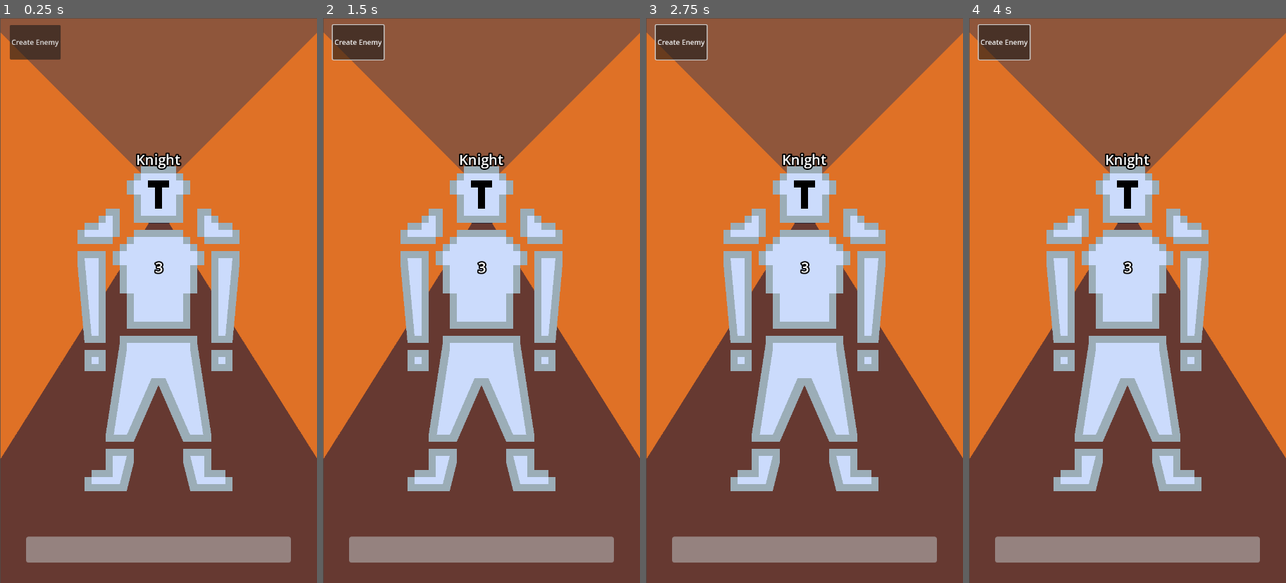
Above: before the commit, frames 1-4 (left to right).
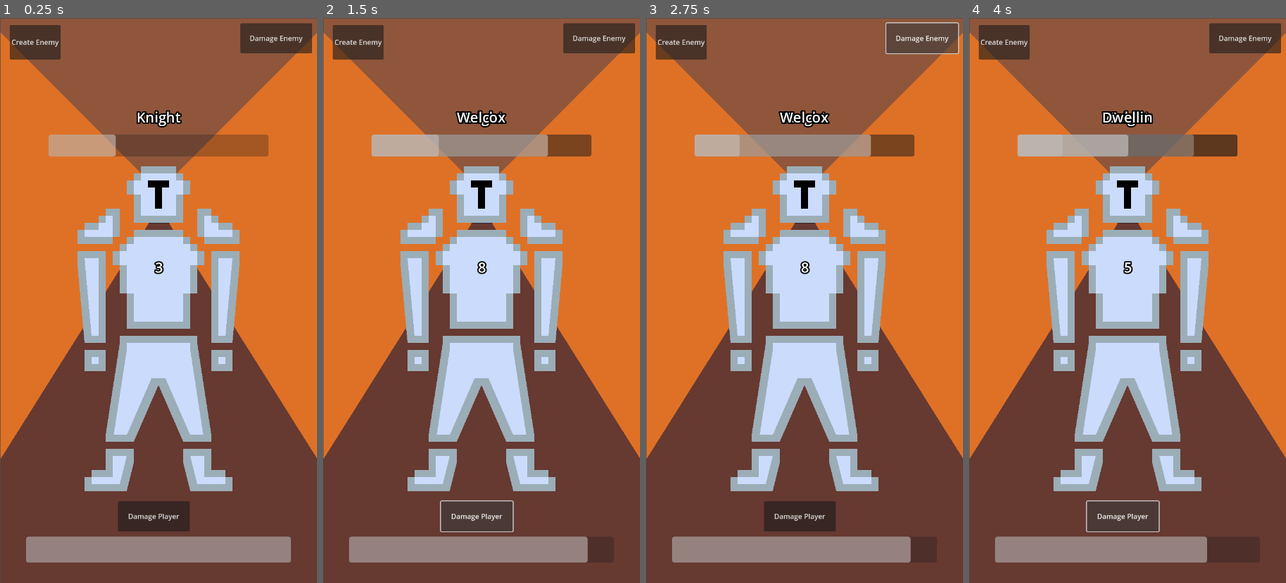
Above: after the commit, the same moments.

Repository: 3mhurley/swipe-of-fate
Game: Godot game, scene res://Scenes/main.tscn
The game is run twice, just before and just after one commit, with the same random seed, the same clock (stepped at 60 frames per second) and the same inputs.
Inputs (mouse positions are in pixels of both pictures, inside the frame that each line leads up to):
- Up to frame 1 (0.25 s): no input
- Up to frame 2 (1.5 s): click "Create Enemy" at 0.5 s; click (478, 515) at 1.25 s, where only the run after the commit has a clickable "Damage Player"
- Up to frame 3 (2.75 s): click (921, 40) at 2 s, where only the run after the commit has a clickable "Damage Enemy"
- Up to frame 4 (4 s): click "Create Enemy" at 2.75 s; click (1124, 515) at 3.5 s, where only the run after the commit has a clickable "Damage Player"

The runs differ from the first frame. In frame 1, 5.6% of the frame differs, in the area x 15-99%, y 0-91%; in frame 2, 6.3%; in frame 3, 6.3%; in frame 4, 6.7%, in the area x 2-99%, y 0-97%.
Error before the commit: Parse Error: Too few arguments for "set_enemy_values()" call. Expected at least 3 but received 2. (res://Scripts/tunnel.gd:27)

Commit message:
Add damage and health bars

Diff:
--- a/Scenes/main.tscn
+++ b/Scenes/main.tscn
@@ -28,11 +28,30 @@
 rounded = true
 show_percentage = false
 
+[node name="DamagePlayerButton" type="Button" parent="GameScreen/Player/CanvasLayer"]
+offset_left = 268.0
+offset_top = 1095.0
+offset_right = 431.0
+offset_bottom = 1163.0
+text = "Damage Player"
+
 [node name="Opponent" type="Node2D" parent="GameScreen"]
 
+[node name="CanvasLayer" type="CanvasLayer" parent="GameScreen/Opponent"]
+
+[node name="DamageEnemyButton" type="Button" parent="GameScreen/Opponent/CanvasLayer"]
+offset_left = 546.0
+offset_top = 12.0
+offset_right = 709.0
+offset_bottom = 80.0
+text = "Damage Enemy"
+
 [node name="Enemy" parent="GameScreen/Opponent" instance=ExtResource("2_roqx8")]
-enemy_max_health = null
+enemy_max_health = 10
 
 [node name="Map" type="Node2D" parent="GameScreen"]
 
 [node name="Tunnel" parent="GameScreen/Map" instance=ExtResource("1_pnt8d")]
+
+[connection signal="pressed" from="GameScreen/Player/CanvasLayer/DamagePlayerButton" to="GameScreen/Player" method="_on_damage_player_button_pressed"]
+[connection signal="pressed" from="GameScreen/Opponent/CanvasLayer/DamageEnemyButton" to="GameScreen/Opponent/Enemy" method="_on_damage_enemy_button_pressed"]
--- a/Scenes/player.gd
+++ b/Scenes/player.gd
@@ -23,3 +23,8 @@
 # Called every frame. 'delta' is the elapsed time since the previous frame.
 func _process(_delta: float) -> void:
 	update_health_bar()
+
+
+func _on_damage_player_button_pressed() -> void:
+	health = health - 1
+	update_health_bar()
--- a/Scenes/tunnel.tscn
+++ b/Scenes/tunnel.tscn
@@ -5,6 +5,9 @@
 
 [node name="Tunnel" type="Node2D"]
 script = ExtResource("1_3vofj")
+min_enemy_health = null
+max_enemy_health = null
+enemy_names = null
 
 [node name="Sprite2D" type="Sprite2D" parent="."]
 position = Vector2(361, 641)
--- a/Scripts/enemy.gd
+++ b/Scripts/enemy.gd
@@ -28,11 +28,16 @@
 	if enemy_health_label.get_text() != str(enemy_health):
 		enemy_health_label.set_text(str(enemy_health))
 
-	# if ($CanvasLayer/HealthBar as ProgressBar).value != health:
-	# 	($CanvasLayer/HealthBar as ProgressBar).value = health
-	# if ($CanvasLayer/HealthBar as ProgressBar).max_value != max_health:
-	# 	($CanvasLayer/HealthBar as ProgressBar).max_value = max_health
+	if ($EnemyHealth/EnemyHealthBar as ProgressBar).value != enemy_health:
+		($EnemyHealth/EnemyHealthBar as ProgressBar).value = enemy_health
+	if ($EnemyHealth/EnemyHealthBar as ProgressBar).max_value != enemy_max_health:
+		($EnemyHealth/EnemyHealthBar as ProgressBar).max_value = enemy_max_health
 
 # Called every frame. 'delta' is the elapsed time since the previous frame.
 func _process(_delta: float) -> void:
 	_update_graphics()
+
+
+func _on_damage_enemy_button_pressed() -> void:
+	enemy_health = enemy_health - 1
+	_update_graphics()
--- a/Scripts/tunnel.gd
+++ b/Scripts/tunnel.gd
@@ -24,5 +24,5 @@
 	var enemy_health: int = rng.randi_range(min_enemy_health, max_enemy_health)
 
 	spawn_point.add_child(enemy)
-	enemy.set_enemy_values(enemy_name, enemy_health)
+	enemy.set_enemy_values(enemy_name, enemy_health, max_enemy_health)
 	enemy.visible = true
--- a/Sprites/enemy.tscn
+++ b/Sprites/enemy.tscn
@@ -19,6 +19,7 @@
 visible = false
 script = ExtResource("1_be3yf")
 enemy_name = "Knight"
+enemy_max_health = null
 
 [node name="EnemyImage" type="Node" parent="."]
 
@@ -30,12 +31,11 @@
 
 [node name="EnemyNameLabel" type="Label" parent="EnemyName"]
 anchors_preset = -1
-anchor_right = 0.229167
-anchor_bottom = 0.0515625
-offset_left = 257.0
-offset_top = 276.0
-offset_right = 297.0
-offset_bottom = 299.0
+anchor_top = 0.145313
+anchor_right = 1.0
+anchor_bottom = 0.20625
+grow_horizontal = 2
+grow_vertical = 2
 text = "Knight"
 label_settings = SubResource("LabelSettings_k216e")
 horizontal_alignment = 1
@@ -58,6 +58,21 @@
 vertical_alignment = 1
 metadata/_edit_use_anchors_ = true
 
+[node name="EnemyHealthBar" type="ProgressBar" parent="EnemyHealth"]
+anchors_preset = 15
+anchor_right = 1.0
+anchor_bottom = 1.0
+offset_left = 110.0
+offset_top = 264.0
+offset_right = -110.0
+offset_bottom = -966.0
+grow_horizontal = 2
+grow_vertical = 2
+max_value = 0.0
+step = 1.0
+rounded = true
+show_percentage = false
+
 [node name="EnemyAttack" type="Node" parent="."]
 
 [node name="EnemyAttackSprite" type="Sprite2D" parent="EnemyAttack"]
